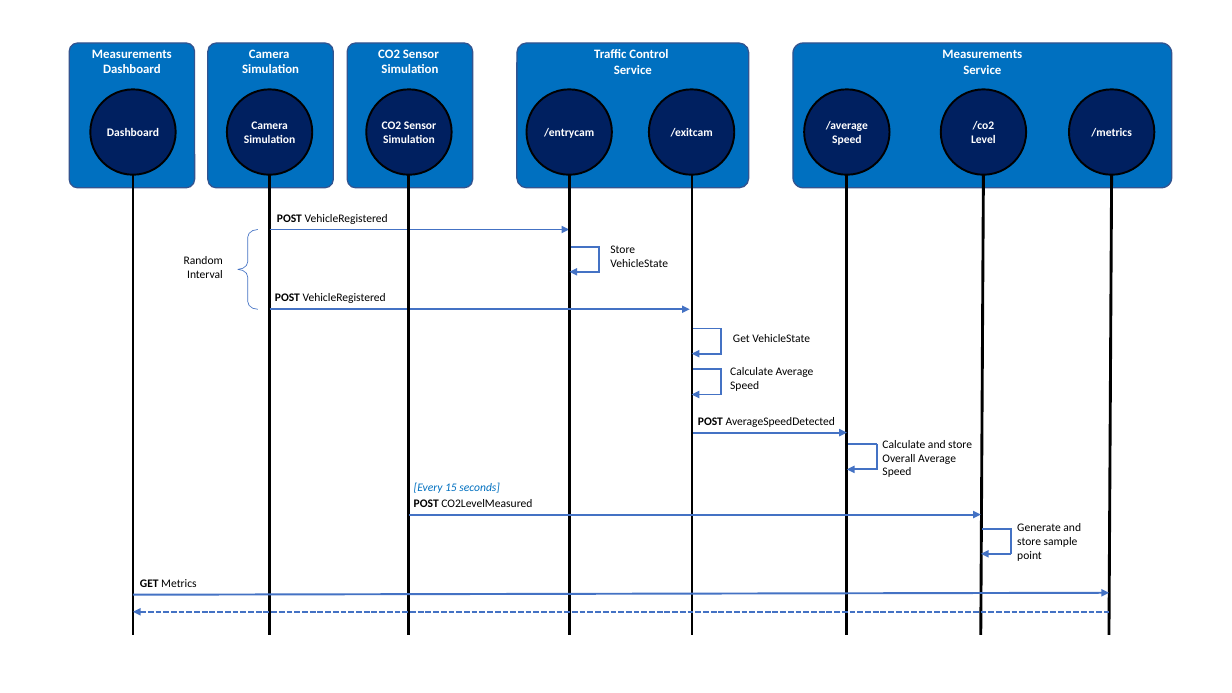
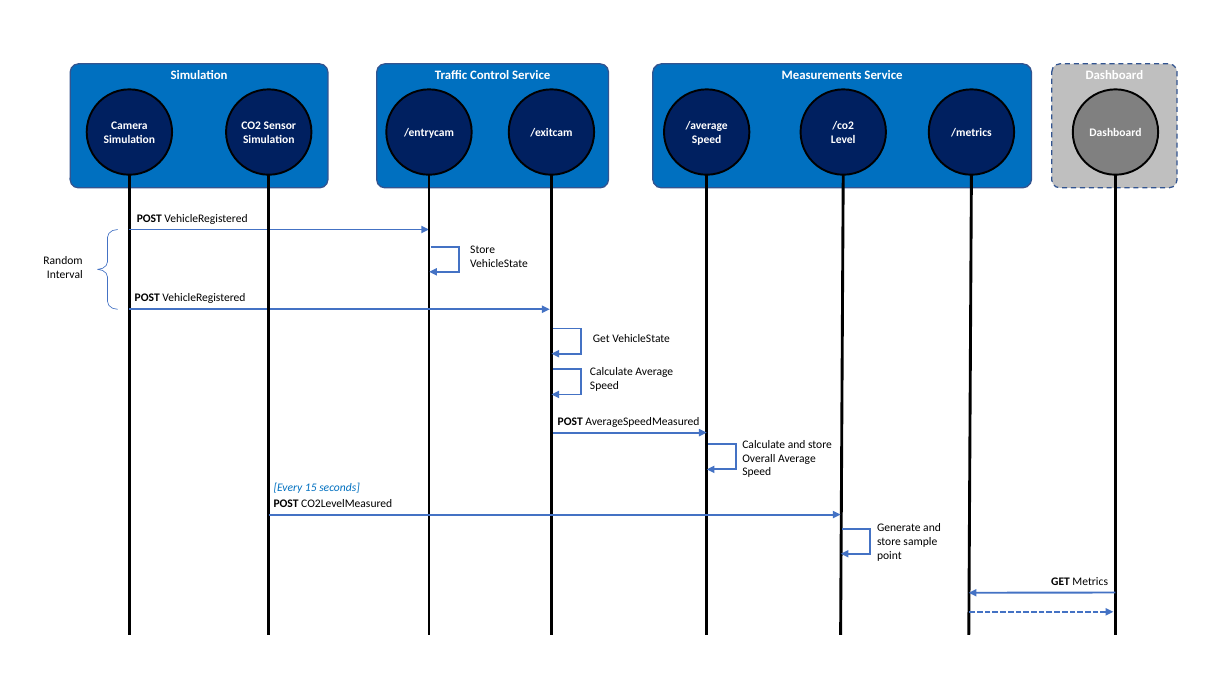
Before and after one commit to EdwinVW/inhouse-event-workshop, a slide deck: slide 3 of img/Figures.pptx. Drawn at 1232x693 pixels with LibreOffice and Linux fonts; fonts in the diff are those of the drawing. Boxes give left, top, right and bottom in pixels: in the first picture for what was removed or moved away, otherwise in the second. Text is boxed around its words. In the diff, an @@ line names an element or a change of style, - is before the commit and + after.

Commit message:
Consolodate simulations

```diff
--- a/img/Figures.pptx
+++ b/img/Figures.pptx
@@ text in rounded rectangle at (92,49,172,58): paragraph removed @@
-Measurements
@@ rounded rectangle removed at (348,43,473,189) @@
-CO2 Sensor
-Simulation
@@ rounded rectangle "Simulation": place and size @@
-rounded rectangle "Simulation" at (208,43,334,189)
+rounded rectangle "Simulation" at (70,64,328,188)
@@ text in rounded rectangle at (171,70,228,79): text changed @@
-Camera
-Simulation
+Simulation
@@ rounded rectangle "Traffic Control Service": place and size @@
-rounded rectangle "Traffic Control Service" at (517,43,749,189)
+rounded rectangle "Traffic Control Service" at (377,64,609,188)
@@ text in rounded rectangle at (435,70,550,79): text changed @@
-Traffic Control
-Service
+Traffic Control Service
@@ rounded rectangle "Measurements Service": place and size @@
-rounded rectangle "Measurements Service" at (793,43,1172,189)
+rounded rectangle "Measurements Service" at (653,64,1031,188)
@@ rounded rectangle "Dashboard": place and size @@
-rounded rectangle "Dashboard" at (69,43,195,189)
+rounded rectangle "Dashboard" at (1052,64,1177,188)
@@ rounded rectangle "Dashboard" at (1052,64,1177,188): fill #0070C0 to #BFBFBF; outline #325491 1 pt to #325491 1 pt dashed @@
@@ ellipse "Dashboard": place and size @@
-ellipse "Dashboard" at (91,90,176,175)
+ellipse "Dashboard" at (1073,90,1158,175)
@@ ellipse "Dashboard" at (1073,90,1158,175): fill #002060 to #808080 @@
@@ line moved from (133, 175) - (133, 635) to (1116, 175) - (1116, 635) @@
@@ text at (558,417,699,427): text changed @@
-POST AverageSpeedDetected
+POST AverageSpeedMeasured
@@ 17 lines, 10 texts, 9 arrows, 7 ellipses, 1 left brace: place and size @@
-17 lines, 10 texts, 9 arrows, 7 ellipses, 1 left brace at (184,90,1154,635)
+17 lines, 10 texts, 9 arrows, 7 ellipses, 1 left brace at (43,90,1014,635)
@@ text "GET Metrics": place and size @@
-text "GET Metrics" at (140,579,197,587)
+text "GET Metrics" at (1051,577,1108,585)
@@ arrow moved from (133, 595) - (1109, 593) to (1116, 592) - (970, 593) @@
@@ arrow moved from (133, 612) - (1109, 612) to (1114, 612) - (970, 612) @@
```
Also in this commit, not shown: 3 other slides changed, 23 other files.
